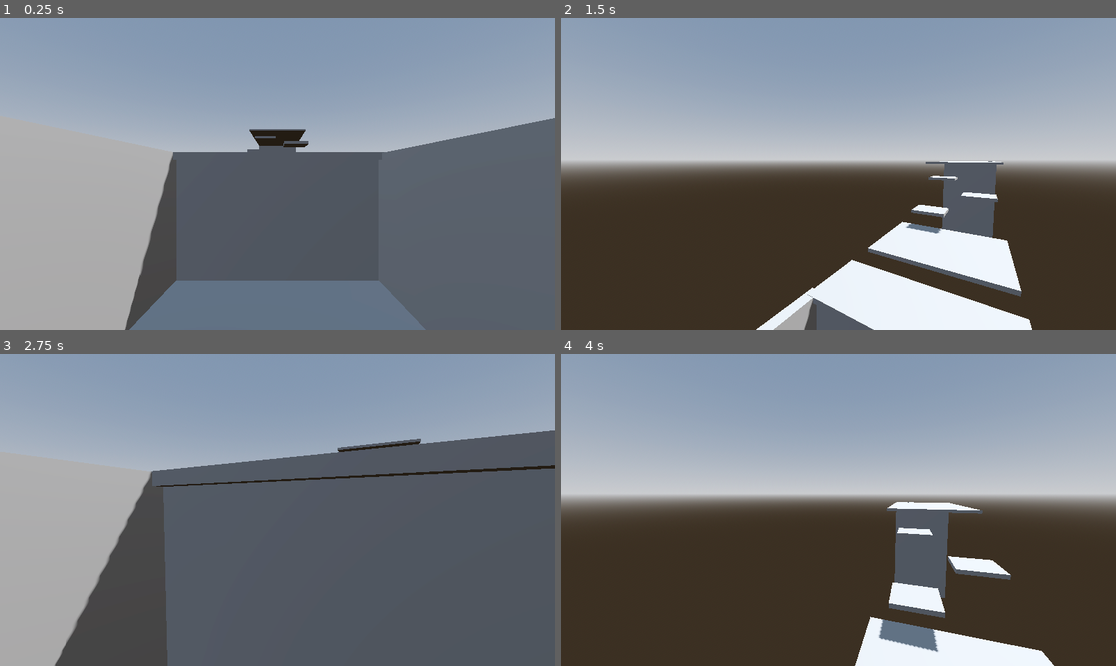
Above: before the commit, frames 1-4 (two rows, left to right).
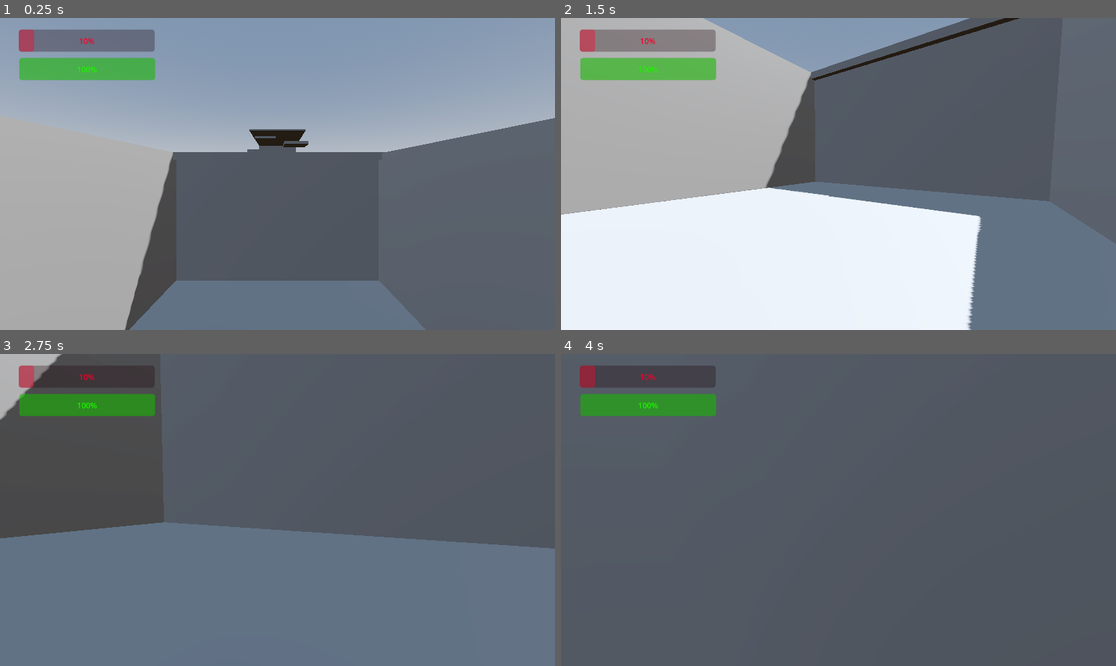
Above: after the commit, the same moments.

Repository: dfrttkj/CooolGame4gameJam
Game: Godot game, scene res://Scenes/main.tscn
The game is run twice, just before and just after one commit, with the same random seed, the same clock (stepped at 60 frames per second) and the same inputs.
Inputs (mouse positions are in pixels of both pictures, inside the frame that each line leads up to):
- Up to frame 1 (0.25 s): no input
- Up to frame 2 (1.5 s): move the mouse to (960, 158) at 0.52 s; hold D (move_right) 0.53-1.28 s; tap Space (jump) at 0.6, 0.77, 1.07, 1.35 s; click (960, 158) at 0.67 s; move the mouse to (810, 174) at 1.27 s; hold W (move_forward) from 1.28 s (still down)
- Up to frame 3 (2.75 s): keep holding W (move_forward); tap Space (jump) at 1.52, 1.82, 2.1 s; move the mouse to (288, 503) at 2.02 s
- Up to frame 4 (4 s): keep holding W (move_forward); move the mouse to (832, 516) at 2.77 s; tap Space (jump) at 2.85, 3.02, 3.32, 3.6, 3.77 s; move the mouse to (877, 513) at 3.52 s

The runs differ from the first frame. In frame 1, 3.5% of the frame differs, in the area x 3-29%, y 3-21%; in frame 2, 80%; in frame 3, 80%; in frame 4, 97%, in the area x 0-100%, y 0-100%.

Commit message:
ghost player, health bars

Diff:
--- /dev/null
+++ b/coool-death-game/Scenes/ghost.tscn
@@ -0,0 +1,22 @@
+[gd_scene load_steps=4 format=3 uid="uid://c0nic80xwh7iq"]
+
+[ext_resource type="PackedScene" uid="uid://dpgblinybpctu" path="res://Assets/tmp/character-r.glb" id="1_3mxmt"]
+[ext_resource type="Script" uid="uid://dsby7q7hf3fyl" path="res://Scripts/ghostMovement.gd" id="2_e3r4w"]
+
+[sub_resource type="CapsuleShape3D" id="CapsuleShape3D_108wt"]
+
+[node name="Ghost" type="CharacterBody3D"]
+script = ExtResource("2_e3r4w")
+
+[node name="Pivot" type="Node3D" parent="."]
+
+[node name="character-r2" parent="Pivot" instance=ExtResource("1_3mxmt")]
+
+[node name="neck" type="Node3D" parent="Pivot"]
+transform = Transform3D(-1, 0, -8.742278e-08, 0, 1, 0, 8.742278e-08, 0, -1, 0, 2.3139791, 0)
+
+[node name="Camera3D" type="Camera3D" parent="Pivot/neck"]
+
+[node name="CollisionShape3D" type="CollisionShape3D" parent="."]
+transform = Transform3D(1.305, 0, 0, 0, 1.305, 0, 0, 0, 1.305, 0, 1.3928864, 0)
+shape = SubResource("CapsuleShape3D_108wt")
--- a/coool-death-game/Scenes/main.tscn
+++ b/coool-death-game/Scenes/main.tscn
@@ -1,6 +1,8 @@
-[gd_scene load_steps=11 format=3 uid="uid://5grr0xnlvi6v"]
+[gd_scene load_steps=13 format=3 uid="uid://5grr0xnlvi6v"]
 
+[ext_resource type="Script" uid="uid://br5qtwq4vamhu" path="res://Scripts/status.gd" id="1_8gbba"]
 [ext_resource type="PackedScene" uid="uid://b5tqyb6xfk416" path="res://Scenes/player.tscn" id="1_jjgbg"]
+[ext_resource type="PackedScene" uid="uid://c0nic80xwh7iq" path="res://Scenes/ghost.tscn" id="2_bo1nx"]
 
 [sub_resource type="ProceduralSkyMaterial" id="ProceduralSkyMaterial_jjgbg"]
 sky_horizon_color = Color(0.66224277, 0.6717428, 0.6867428, 1)
@@ -36,71 +38,107 @@
 transform = Transform3D(-0.8660254, -0.43301278, 0.25, 0, 0.49999997, 0.86602545, -0.50000006, 0.75, -0.43301266, 0.693203, 59.285095, -39.123177)
 shadow_enabled = true
 
-[node name="CSGMesh3D" type="CSGMesh3D" parent="."]
+[node name="status" type="Node" parent="."]
+script = ExtResource("1_8gbba")
+isGhost = false
+
+[node name="Player" parent="status" instance=ExtResource("1_jjgbg")]
+transform = Transform3D(1, 0, 0, 0, 1, 0, 0, 0, 1, 0, 15.198969, 0)
+jump_power = 20
+mouseSensitivity = 0.002
+
+[node name="Ghost" parent="status" instance=ExtResource("2_bo1nx")]
+transform = Transform3D(1, 0, 0, 0, 1, 0, 0, 0, 1, -7.480327, 0.1509734, 5.39128)
+mouseSensitivity = 0.002
+
+[node name="Health" type="Node" parent="status"]
+
+[node name="Timer" type="Timer" parent="status/Health"]
+process_callback = 0
+
+[node name="CanvasLayer" type="CanvasLayer" parent="status/Health"]
+
+[node name="GhostHealth" type="ProgressBar" parent="status/Health/CanvasLayer"]
+modulate = Color(1, 0, 0.16078432, 1)
+offset_left = 39.0
+offset_top = 24.0
+offset_right = 321.0
+offset_bottom = 70.0
+value = 10.0
+
+[node name="PlayerHealth" type="ProgressBar" parent="status/Health/CanvasLayer"]
+modulate = Color(0.121888794, 0.9976471, 1.1551381e-06, 1)
+offset_left = 40.0
+offset_top = 83.0
+offset_right = 322.0
+offset_bottom = 129.0
+value = 100.0
+
+[node name="map" type="Node" parent="."]
+
+[node name="CSGMesh3D" type="CSGMesh3D" parent="map"]
 transform = Transform3D(30.699203, 0, 0, 0, 0.3019468, 0, 0, 0, 56.022038, 0, 0, 0)
 use_collision = true
 mesh = SubResource("BoxMesh_7u77a")
 
-[node name="CSGMesh3D2" type="CSGMesh3D" parent="."]
+[node name="CSGMesh3D2" type="CSGMesh3D" parent="map"]
 transform = Transform3D(1.926, 1.4861872e-06, 0, -1.6837627e-07, 17, 0, 0, 0, 56.022, 14.482094, 8.561086, -0.2455172)
 use_collision = true
 mesh = SubResource("BoxMesh_jjgbg")
 
-[node name="CSGMesh3D3" type="CSGMesh3D" parent="."]
+[node name="CSGMesh3D3" type="CSGMesh3D" parent="map"]
 transform = Transform3D(1.926, 1.5052455e-06, 0, -1.6837627e-07, 17.218, 0, 0, 0, 56.022, -14.482, 8.561, -0.246)
 use_collision = true
 mesh = SubResource("BoxMesh_jjgbg")
 
-[node name="CSGMesh3D4" type="CSGMesh3D" parent="."]
+[node name="CSGMesh3D4" type="CSGMesh3D" parent="map"]
 transform = Transform3D(30, 0, 0, 0, 25, 0, 0, 0, 1, 0, 8.70993, 27.889717)
 use_collision = true
 mesh = SubResource("BoxMesh_bo1nx")
 
-[node name="CSGMesh3D5" type="CSGMesh3D" parent="."]
+[node name="CSGMesh3D5" type="CSGMesh3D" parent="map"]
 transform = Transform3D(30, 0, 0, 0, 1, 0, 0, 0, 50, 0, 16.70603, -51.305)
 use_collision = true
 mesh = SubResource("BoxMesh_8gbba")
 
-[node name="CSGMesh3D" type="CSGMesh3D" parent="CSGMesh3D5"]
+[node name="CSGMesh3D" type="CSGMesh3D" parent="map/CSGMesh3D5"]
 transform = Transform3D(1, 0, 0, 0, 1.2551138, 0, 0, 0, 0.155, 0, 0, 0.12882477)
 operation = 2
 mesh = SubResource("BoxMesh_jjvhh")
 
-[node name="CSGMesh3D6" type="CSGMesh3D" parent="."]
+[node name="CSGMesh3D6" type="CSGMesh3D" parent="map"]
 transform = Transform3D(30, 0, 0, 0, 25, 0, 0, 0, 1, 0, 4.147417, -27.60593)
 use_collision = true
 mesh = SubResource("BoxMesh_bo1nx")
 
-[node name="CSGMesh3D7" type="CSGMesh3D" parent="."]
+[node name="CSGMesh3D7" type="CSGMesh3D" parent="map"]
 transform = Transform3D(10, 0, 0, 0, 1, 0, 0, 0, 10, -5.822981, 22.573196, -77.69848)
 use_collision = true
 mesh = SubResource("BoxMesh_kry3j")
 
-[node name="CSGMesh3D8" type="CSGMesh3D" parent="."]
+[node name="CSGMesh3D8" type="CSGMesh3D" parent="map"]
 transform = Transform3D(10, 0, 0, 0, 1, 0, 0, 0, 10, 7.7378025, 27.267252, -88.384895)
 use_collision = true
 mesh = SubResource("BoxMesh_kry3j")
 
-[node name="CSGMesh3D9" type="CSGMesh3D" parent="."]
+[node name="CSGMesh3D9" type="CSGMesh3D" parent="map"]
 transform = Transform3D(10, 0, 0, 0, 1, 0, 0, 0, 10, -5.7408695, 32.012863, -102.366844)
 use_collision = true
 mesh = SubResource("BoxMesh_kry3j")
 
-[node name="CSGMesh3D10" type="CSGMesh3D" parent="."]
+[node name="CSGMesh3D10" type="CSGMesh3D" parent="map"]
 transform = Transform3D(30.699, 0, 0, 0, 1, 0, 0, 0, 59.758, 0, 38.50492, -141.5515)
 use_collision = true
 mesh = SubResource("BoxMesh_kry3j")
 
-[node name="CSGMesh3D11" type="CSGMesh3D" parent="."]
+[node name="CSGMesh3D11" type="CSGMesh3D" parent="map"]
 transform = Transform3D(30.699, 0, 0, 0, 1, 0, 0, 0, 59.758, 0, -20.426497, -201.345)
 use_collision = true
 mesh = SubResource("BoxMesh_kry3j")
 
-[node name="CSGMesh3D12" type="CSGMesh3D" parent="."]
+[node name="CSGMesh3D12" type="CSGMesh3D" parent="map"]
 transform = Transform3D(30.699, 0, 0, 0, -4.371139e-08, 59.580845, 0, -1, -2.6043615e-06, 0, 9.225136, -171.50195)
 use_collision = true
 mesh = SubResource("BoxMesh_kry3j")
 
-[node name="Player" parent="." instance=ExtResource("1_jjgbg")]
-transform = Transform3D(1, 0, 0, 0, 1, 0, 0, 0, 1, 0, 15.198969, 0)
-mouseSensitivity = 0.002
+[connection signal="timeout" from="status/Health/Timer" to="status/Health" method="_on_timer_timeout"]
--- a/coool-death-game/Scenes/player.tscn
+++ b/coool-death-game/Scenes/player.tscn
@@ -1,6 +1,6 @@
 [gd_scene load_steps=4 format=3 uid="uid://b5tqyb6xfk416"]
 
-[ext_resource type="Script" uid="uid://jomuomfv41u" path="res://Scripts/player.gd" id="1_cvnsp"]
+[ext_resource type="Script" uid="uid://jomuomfv41u" path="res://Scripts/groundMovement.gd" id="1_cvnsp"]
 [ext_resource type="PackedScene" uid="uid://5k0k80tjl18s" path="res://Assets/tmp/character-d.glb" id="1_v0iea"]
 
 [sub_resource type="CapsuleShape3D" id="CapsuleShape3D_cvnsp"]
--- /dev/null
+++ b/coool-death-game/Scripts/ghostMovement.gd
@@ -0,0 +1,50 @@
+extends CharacterBody3D
+
+@onready var status = get_parent()												#used for keeping track of statuses z.B. isGhost?
+
+@export var speed = 14
+
+#Vars for Camera movement
+@export var mouseSensitivity = 0.01
+@onready var neck := $Pivot/neck
+@onready var camera := $Pivot/neck/Camera3D
+@onready var character := $"Pivot/character-r2"
+
+func _unhandled_input(event: InputEvent) -> void:								#For camera movement
+	if status.isGhost:
+		camera.current = true
+		if event is InputEventMouseButton:											#if mouse click, mouse cursor gone
+			Input.mouse_mode = Input.MOUSE_MODE_CAPTURED
+		elif event.is_action("ui_cancel"):											#clicking escape will make your cursor come back with milk
+			Input.set_mouse_mode(Input.MOUSE_MODE_VISIBLE)
+		if Input.mouse_mode == Input.MOUSE_MODE_CAPTURED:							#everything important for camera movement
+			if event is InputEventMouseMotion:
+				var relative = event.relative * mouseSensitivity
+				character.rotate_y(-relative.x)										#rotate character skin with the camera, just on the y axis
+				neck.rotate_y(-relative.x)
+				camera.rotate_x(-relative.y)
+				camera.rotation.x = clamp(camera.rotation.x, deg_to_rad(-80), deg_to_rad(90))				#clamps the x rotation of your head so you cant break ya neck
+	else:
+		camera.current = false
+
+var target_velocity = Vector3.ZERO
+
+func _physics_process(delta):
+	if status.isGhost:
+		var input_dir := Input.get_vector("move_left", "move_right", "move_forward", "move_back")
+		var direction = (neck.transform.basis * Vector3(input_dir.x, 0, input_dir.y)).normalized()
+
+		if direction != Vector3.ZERO:
+			direction = direction.normalized()
+			# Setting the basis property will affect the rotation of the node.
+			#$Pivot.basis = Basis.looking_at(direction)
+
+		# Ground Velocity
+		target_velocity = direction * speed
+		target_velocity.z = direction.z * speed
+
+		# Vertical velocity (jumping and gravity)
+
+		# Moving the Character
+		velocity = target_velocity
+		move_and_slide()
--- /dev/null
+++ b/coool-death-game/Scripts/groundMovement.gd
@@ -0,0 +1,64 @@
+extends CharacterBody3D
+
+@onready var status = get_parent()												#used for keeping track of statuses z.B. isGhost?
+
+# How fast the player moves in meters per second.
+@export var speed = 14
+# The downward acceleration when in the air, in meters per second squared.
+@export var fall_acceleration = 75
+# How high the player can jump
+@export var jump_power = 80
+
+#Vars for Camera movement
+@export var mouseSensitivity = 0.01
+@onready var neck := $Pivot/neck
+@onready var camera := $Pivot/neck/Camera3D
+@onready var character := $"Pivot/character-d2"
+
+func _unhandled_input(event: InputEvent) -> void:								#For camera movement
+
+	if !status.isGhost:
+		camera.current = true
+		if event is InputEventMouseButton:											#if mouse click, mouse cursor gone
+			Input.mouse_mode = Input.MOUSE_MODE_CAPTURED
+		elif event.is_action("ui_cancel"):											#clicking escape will make your cursor come back with milk
+			Input.set_mouse_mode(Input.MOUSE_MODE_VISIBLE)
+		if Input.mouse_mode == Input.MOUSE_MODE_CAPTURED:							#everything important for camera movement
+			if event is InputEventMouseMotion:
+				var relative = event.relative * mouseSensitivity
+				character.rotate_y(-relative.x)										#rotate character skin with the camera, just on the y axis
+				neck.rotate_y(-relative.x)
+				camera.rotate_x(-relative.y)
+				camera.rotation.x = clamp(camera.rotation.x, deg_to_rad(-80), deg_to_rad(90))				#clamps the x rotation of your head so you cant break ya neck
+	else :
+		camera.current = false
+var target_velocity = Vector3.ZERO
+
+func _physics_process(delta):
+	if !status.isGhost:
+		var input_dir := Input.get_vector("move_left", "move_right", "move_forward", "move_back")
+		var direction = (neck.transform.basis * Vector3(input_dir.x, 0, input_dir.y)).normalized()
+
+		if direction != Vector3.ZERO:
+			direction = direction.normalized()
+			# Setting the basis property will affect the rotation of the node.
+			#$Pivot.basis = Basis.looking_at(direction)
+
+		# Ground Velocity
+		target_velocity.x = direction.x * speed
+		target_velocity.z = direction.z * speed
+
+	# Vertical velocity (jumping and gravity)
+	if is_on_floor() && !status.isGhost:
+		# Reset vertical velocity when on floor to prevent accumulation
+		target_velocity.y = 0
+		# Jump only when on floor
+		if Input.is_action_just_pressed("jump"):
+			target_velocity.y += jump_power
+	else:
+		# Apply gravity when in air
+		target_velocity.y = velocity.y - (fall_acceleration * delta)
+
+	# Moving the Character
+	velocity = target_velocity
+	move_and_slide()
--- /dev/null
+++ b/coool-death-game/Scripts/health.gd
@@ -0,0 +1,18 @@
+extends ProgressBar
+
+@onready var status = get_parent()
+
+@onready var gHealth = $CanvasLayer/GhostHealth
+@onready var pHealth = $CanvasLayer/PlayerHealth
+@onready var timer := $status/Health/Timer
+
+func _ready() -> void:
+	timer.start
+
+func _on_timer_timeout() -> void:
+	if status.isGhost:
+		gHealth -= 1
+	else:
+		pHealth -= 1
+
+	timer.start
--- a/coool-death-game/Scripts/player.gd
+++ /dev/null
@@ -1,57 +0,0 @@
-extends CharacterBody3D
-
-# How fast the player moves in meters per second.
-@export var speed = 14
-# The downward acceleration when in the air, in meters per second squared.
-@export var fall_acceleration = 75
-# How high the player can jump
-@export var jump_power = 80
-
-#Vars for Camera movement
-@export var mouseSensitivity = 0.01
-@onready var neck := $Pivot/neck
-@onready var camera := $Pivot/neck/Camera3D
-@onready var character := $"Pivot/character-d2"
-
-func _unhandled_input(event: InputEvent) -> void:								#For camera movement
-	if event is InputEventMouseButton:											#if mouse click, mouse cursor gone
-		Input.mouse_mode = Input.MOUSE_MODE_CAPTURED
-	elif event.is_action("ui_cancel"):											#clicking escape will make your cursor come back with milk
-		Input.set_mouse_mode(Input.MOUSE_MODE_VISIBLE)
-	if Input.mouse_mode == Input.MOUSE_MODE_CAPTURED:							#everything important for camera movement
-		if event is InputEventMouseMotion:
-			var relative = event.relative * mouseSensitivity
-			character.rotate_y(-relative.x)										#rotate character skin with the camera, just on the y axis
-			neck.rotate_y(-relative.x)
-			camera.rotate_x(-relative.y)
-			camera.rotation.x = clamp(camera.rotation.x, deg_to_rad(-80), deg_to_rad(90))				#clamps the x rotation of your head so you cant break ya neck
-
-var target_velocity = Vector3.ZERO
-
-func _physics_process(delta):
-	var input_dir := Input.get_vector("move_left", "move_right", "move_forward", "move_back")
-	var direction = (neck.transform.basis * Vector3(input_dir.x, 0, input_dir.y)).normalized()
-
-	if direction != Vector3.ZERO:
-		direction = direction.normalized()
-		# Setting the basis property will affect the rotation of the node.
-		#$Pivot.basis = Basis.looking_at(direction)
-
-	# Ground Velocity
-	target_velocity.x = direction.x * speed
-	target_velocity.z = direction.z * speed
-
-	# Vertical velocity (jumping and gravity)
-	if is_on_floor():
-		# Reset vertical velocity when on floor to prevent accumulation
-		target_velocity.y = 0
-		# Jump only when on floor
-		if Input.is_action_just_pressed("jump"):
-			target_velocity.y += jump_power
-	else:
-		# Apply gravity when in air
-		target_velocity.y = velocity.y - (fall_acceleration * delta)
-
-	# Moving the Character
-	velocity = target_velocity
-	move_and_slide()
--- /dev/null
+++ b/coool-death-game/Scripts/status.gd
@@ -0,0 +1,3 @@
+extends Node
+
+@export var isGhost = true
Not shown, added: coool-death-game/Scripts/ghostMovement.gd.uid
Renamed: coool-death-game/Scripts/player.gd.uid -> coool-death-game/Scripts/groundMovement.gd.uid
Not shown, added: coool-death-game/Scripts/health.gd.uid
Not shown, added: coool-death-game/Scripts/status.gd.uid
